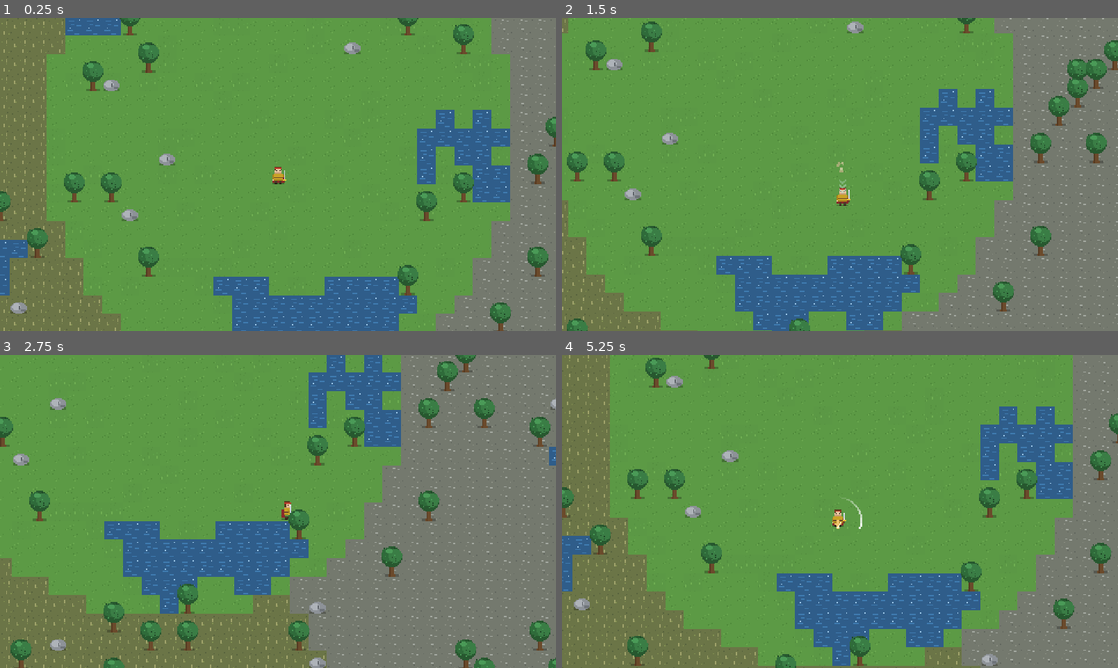
Above: before the commit, frames 1-4 (two rows, left to right).
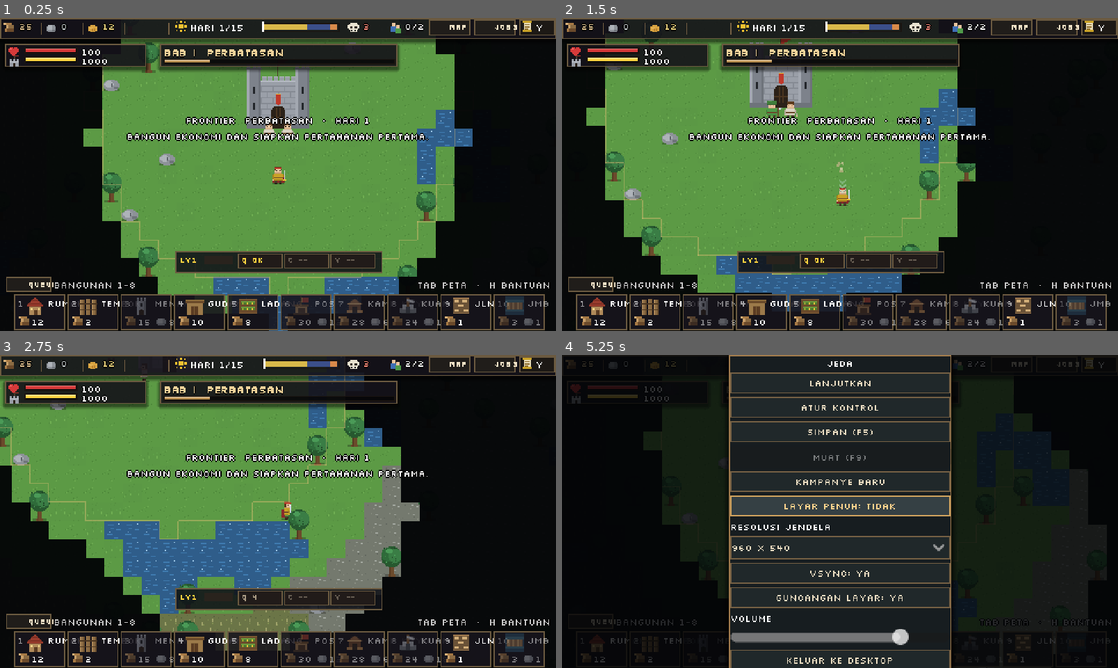
Above: after the commit, the same moments.

Repository: shimleabyte/hold-the-keep
Game: Godot game, scene res://scenes/main.tscn
Same seed, same stepped clock (60 frames per second), same inputs: the game is played once before the commit and once after it.
Inputs (mouse positions are in pixels of both pictures, inside the frame that each line leads up to):
- Up to frame 1 (0.25 s): no input
- Up to frame 2 (1.5 s): tap Enter at 0.5 s; move the mouse to (962, 158) at 0.52 s; hold D (move_right) 0.53-1.28 s; tap C (ability_cleave) at 0.6 s; click (962, 158) at 0.67 s; tap Space at 0.77 s; move the mouse to (728, 190) at 1.27 s; hold S (move_down) from 1.28 s (still down); tap Q (ability_dash) at 1.35 s
- Up to frame 3 (2.75 s): tap Space at 1.52 s; move the mouse to (333, 442) at 2.02 s; release S (move_down) at 2.03 s; hold D (move_right) from 2.03 s (still down); tap V (ability_rally) at 2.1 s
- Up to frame 4 (5.25 s): move the mouse to (812, 574) at 2.77 s; release D (move_right) at 2.78 s; hold W (move_up) 2.78-3.53 s; tap F (attack) at 2.85 s; click (812, 574) at 2.92 s; tap Space at 3.02, 3.77, 4.52 s; move the mouse to (1006, 558) at 3.52 s; hold E (interact) 3.53-4.28 s; hold A (move_left) 3.53-5.03 s; move the mouse to (673, 464) at 4.27 s; tap Shift (sprint) at 4.35 s; move the mouse to (867, 511) at 5.02 s; hold S (move_down) from 5.03 s (still down); tap P at 5.1 s; click (867, 511) at 5.17 s

The runs differ from the first frame. In frame 1, 62% of the frame differs, in the area x 0-100%, y 0-100%; in frame 2, 63%; in frame 3, 62%; in frame 4, 100%.
Error before the commit: Parse Error: Cannot infer the type of "progress" variable because the value doesn't have a set type. (res://scripts/ui/hud.gd:1637)

Commit message:
fix: type construction queue progress for Godot 4.3

Diff:
--- a/scripts/ui/hud.gd
+++ b/scripts/ui/hud.gd
@@ -1634,7 +1634,7 @@
         var building_name := String(site.data.get("short", site.data.get("name", site.id)))
         draw_string(font, Vector2(6, 10), "%02d  %s" % [order_index + 1, building_name],
             HORIZONTAL_ALIGNMENT_LEFT, maxf(80.0, size.x - 72.0), 7, Color("#e5d7bb"))
-        var progress := site.progress_ratio()
+        var progress: float = float(site.progress_ratio())
         draw_rect(Rect2(6, 17, 72, 5), Color("#090b0b"))
         draw_rect(Rect2(7, 18, 70.0 * progress, 3), Color("#d6bc78"))
         var cost_text := ""
